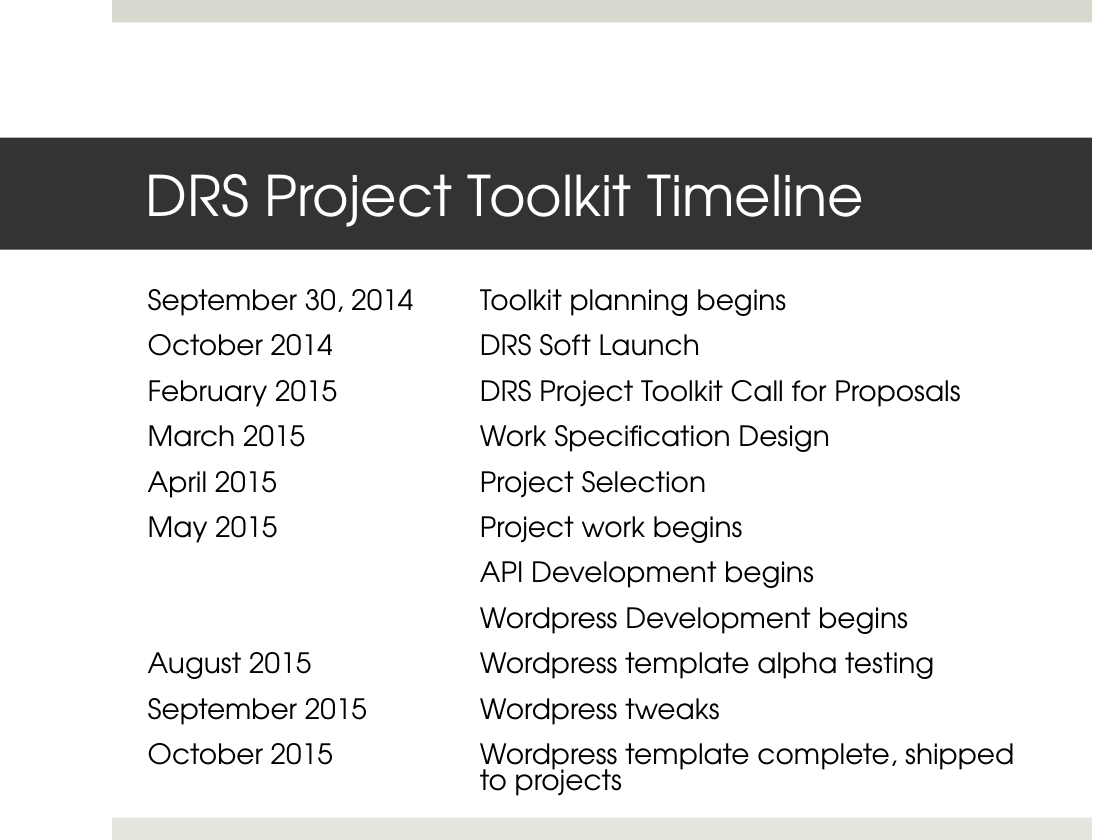
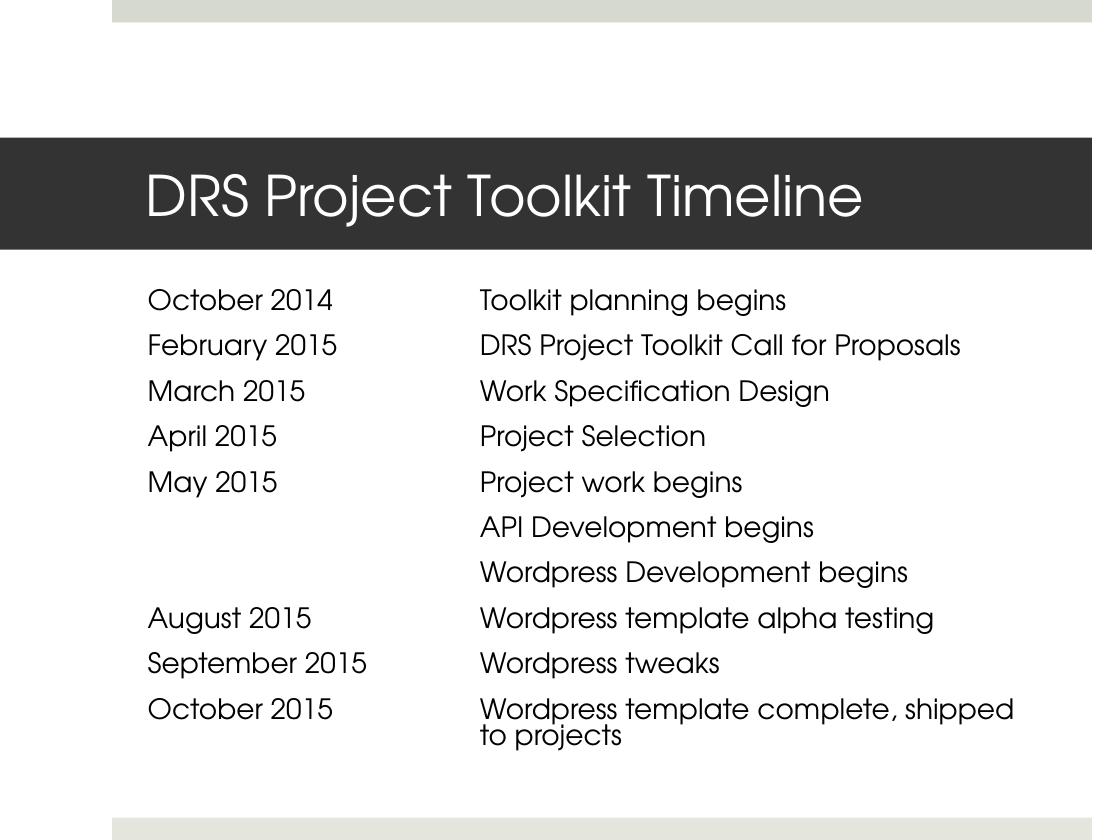
Before and after one commit to sarahjeansweeney/various_files, a slide deck: slide 6 of Presentations/DLF 2015/draftSlides.pptx (slide 4 before the commit). Drawn at 1120x840 pixels with LibreOffice and Linux fonts; fonts in the diff are those of the drawing. Boxes give left, top, right and bottom in pixels: in the first picture for what was removed or moved away, otherwise in the second. Text is boxed around its words. In the diff, an @@ line names an element or a change of style, - is before the commit and + after.

```diff
--- a/Presentations/DLF 2015/draftSlides.pptx
+++ b/Presentations/DLF 2015/draftSlides.pptx
@@ table at (137,284,1037,772) @@
-row 1: September 30, 2014 | Toolkit planning begins
-row 2: October 2014 | DRS Soft Launch
+row 1: October 2014 | Toolkit planning begins
```
Also in this commit, not shown: 1 other slide changed, 1 slide added, 1 other file.
